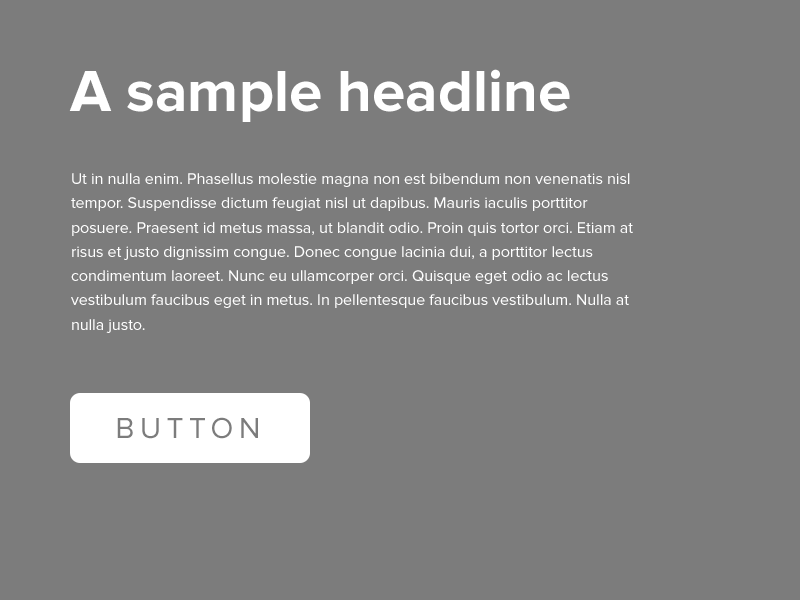
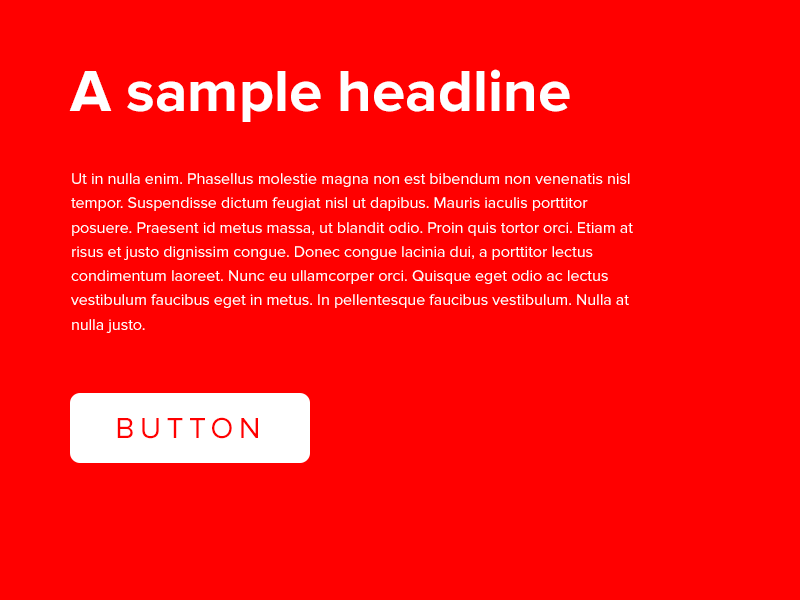
Revision of a layered (800, 600) image; what changed, layer by layer:
painted on "Button" over [117, 417, 258, 439]
painted on "Background" over [0, 0, 800, 600]
